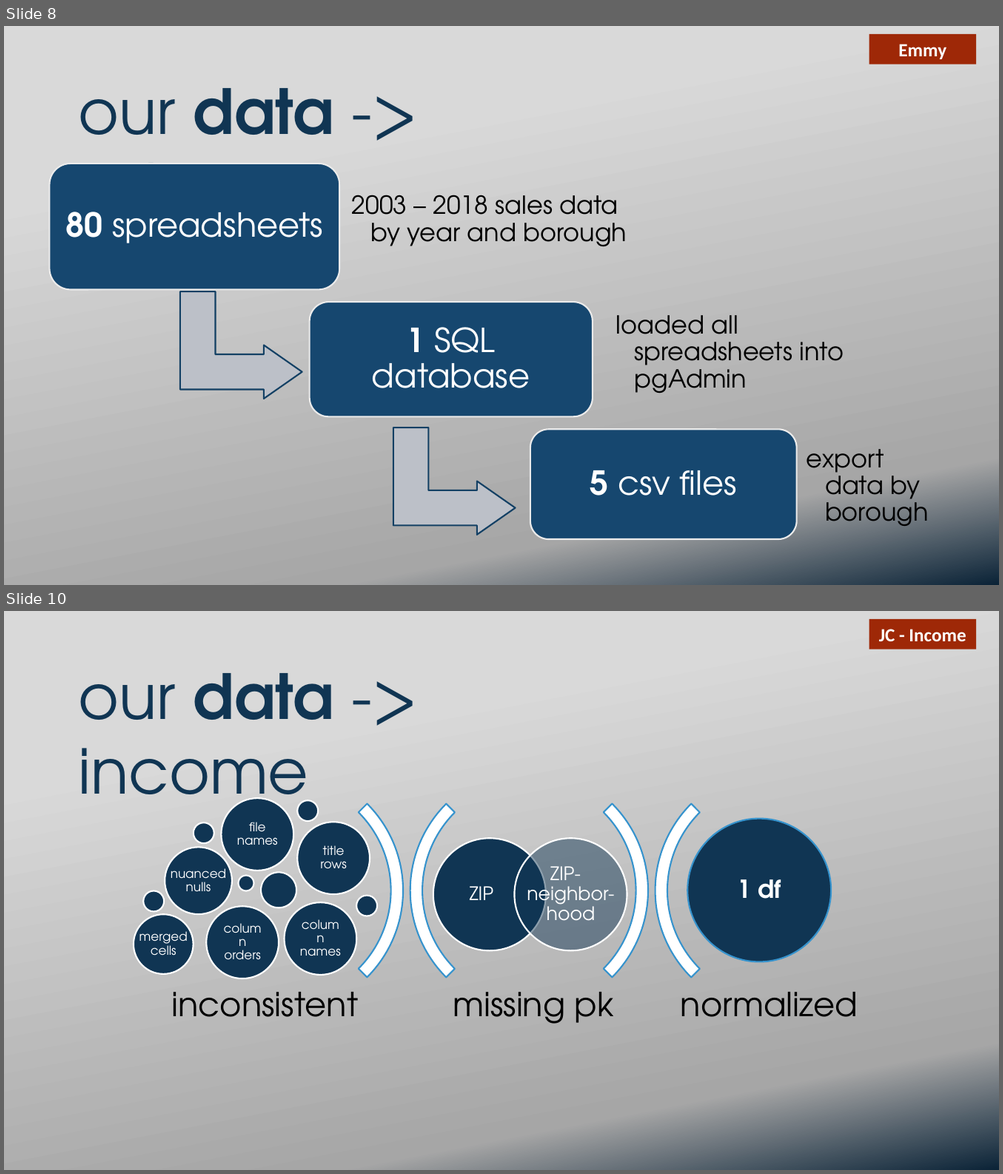
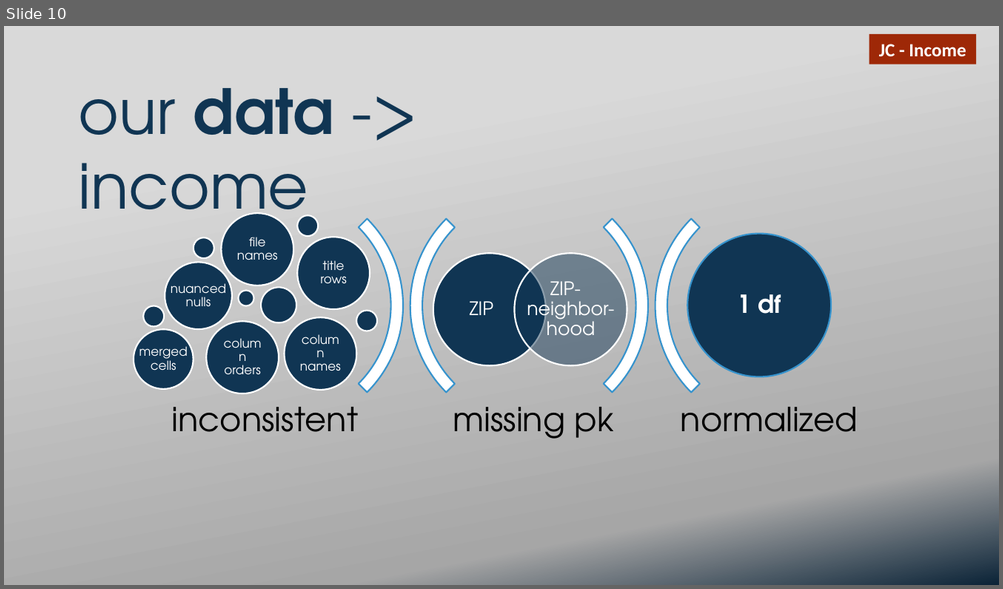
Before and after one commit to ekuo651/NYC-RE-Neighborhood-Trends, a slide deck: Presentation.pptx. Shown one above the other, each under a label of ours: slides 8 and 10 before the commit, slide 10 after it; the slides between them are not shown. The pictures are 1003x1174 and 1003x589 pixels, drawn with LibreOffice and Linux fonts; fonts in the diff are those of the drawing; background and template pictures are left out. Boxes give left, top, right and bottom in pixels: in the first picture for what was removed or moved away, otherwise in the second. Text is boxed around its words. In the diff, an @@ line names an element or a change of style, - is before the commit and + after.

Commit message:
edited sales, added dev and junction table slides

```diff
--- a/Presentation.pptx
+++ b/Presentation.pptx
@@ slide 8 removed at bbox=[4, 26, 999, 585], background picture (left out) @@
@@ rectangle removed at bbox=[869, 34, 976, 64] @@
-Emmy
@@ text removed at bbox=[79, 88, 335, 237] @@
-our data -> sales
@@ group removed at bbox=[50, 164, 928, 540]: 6 texts, 3 rounded rectangles, 2 bent up arrows @@
-80 spreadsheets
-  2003 – 2018 sales data by year and borough
-1 SQL database
-  loaded all spreadsheets into pgAdmin
-5 csv files
-  export data by borough
```
Also in this commit, not shown: 1 slide changed, 4 slides added, 2 other slides removed.
